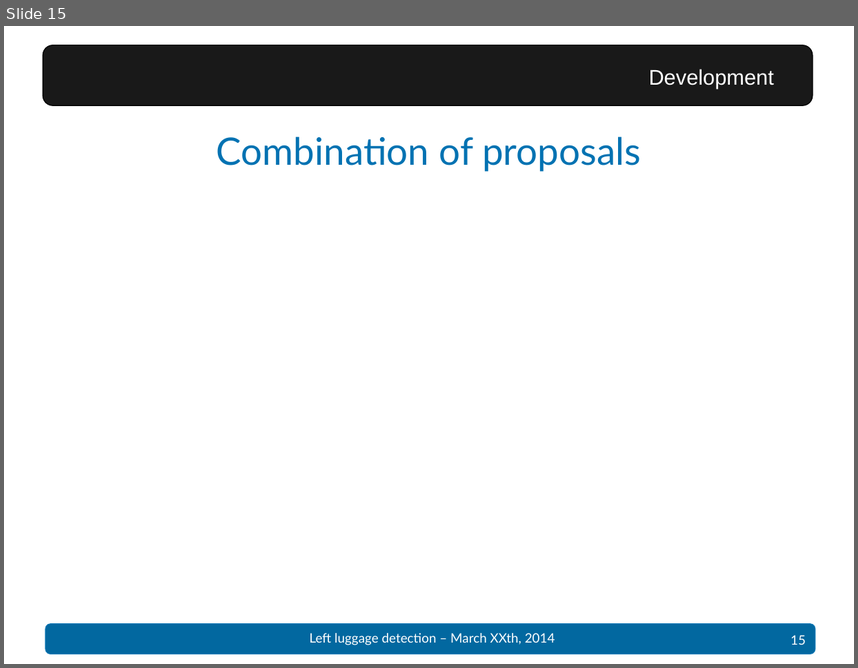
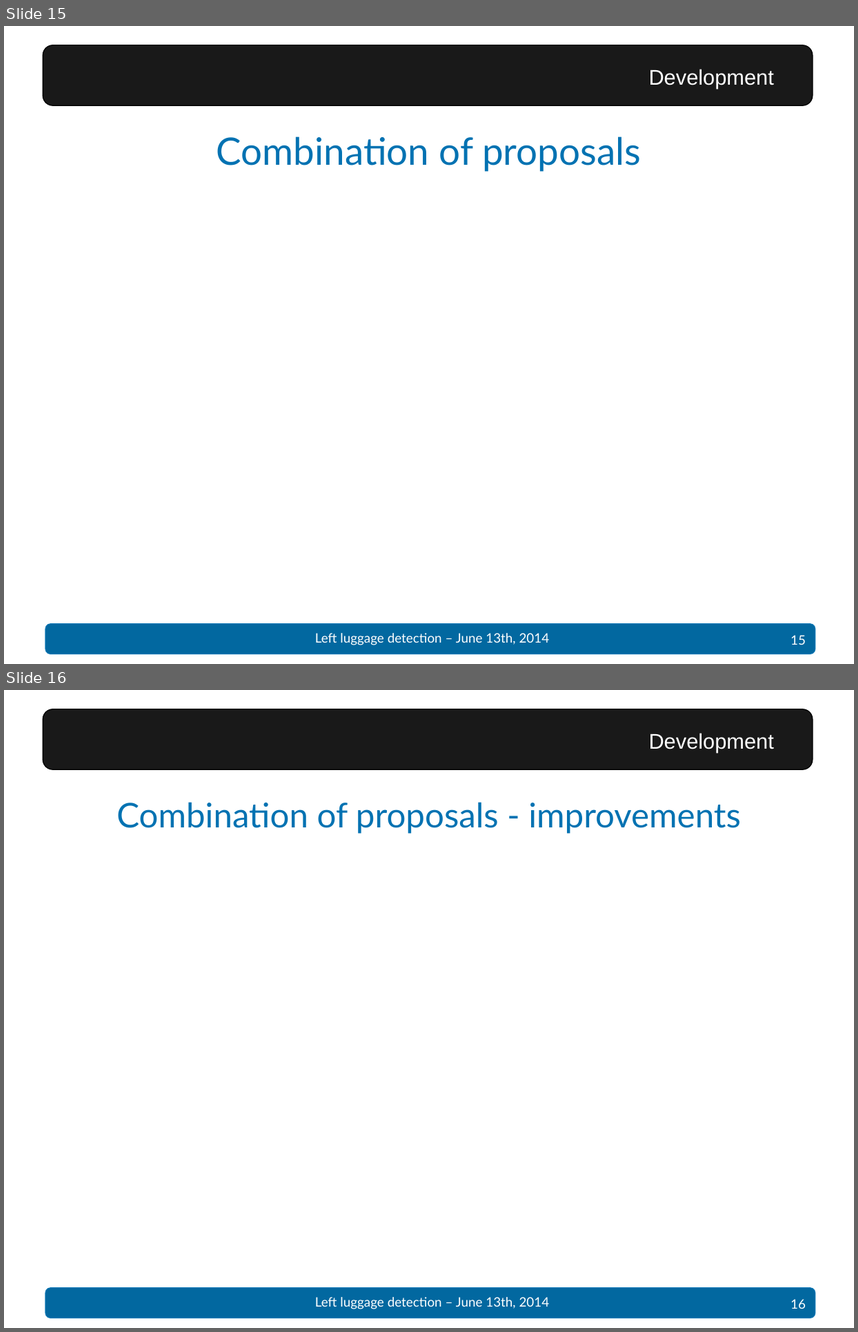
Before and after one commit to Dining-Engineers/left-luggage-detection, a slide deck: docs/Presentation - Left luggage detection.pptx. Shown one above the other, each under a label of ours: slide 15 before the commit, slides 15 and 16 after it. The pictures are 858x668 and 858x1332 pixels, drawn with LibreOffice and Linux fonts; fonts in the diff are those of the drawing; grey boxes stand for pictures; background and template pictures are left out. Boxes give left, top, right and bottom in pixels: in the first picture for what was removed or moved away, otherwise in the second. Text is boxed around its words. In the diff, an @@ line names an element or a change of style, - is before the commit and + after.

```diff
--- a/docs/Presentation - Left luggage detection.pptx
+++ b/docs/Presentation - Left luggage detection.pptx
@@ slide 16 added at <box>4,690,854,1328</box>, background #FFFFFF; not listed: 4 template elements that a slide beside it also shows @@
@@ text added at <box>649,733,774,753</box>, 18 pt, text #FFFFFF @@
+Development
@@ title added at <box>116,802,741,834</box>, 28.8 pt, text #0272B2 @@
+Combination of proposals - improvements
@@ slide 15 changed as well @@
@@ text at <box>315,633,550,645</box>: text changed @@
-Left luggage detection – March XXth, 2014
+Left luggage detection – June 13th, 2014
```
Also in this commit, not shown: 17 other slides changed, 1 other slide added, 1 slide removed.
